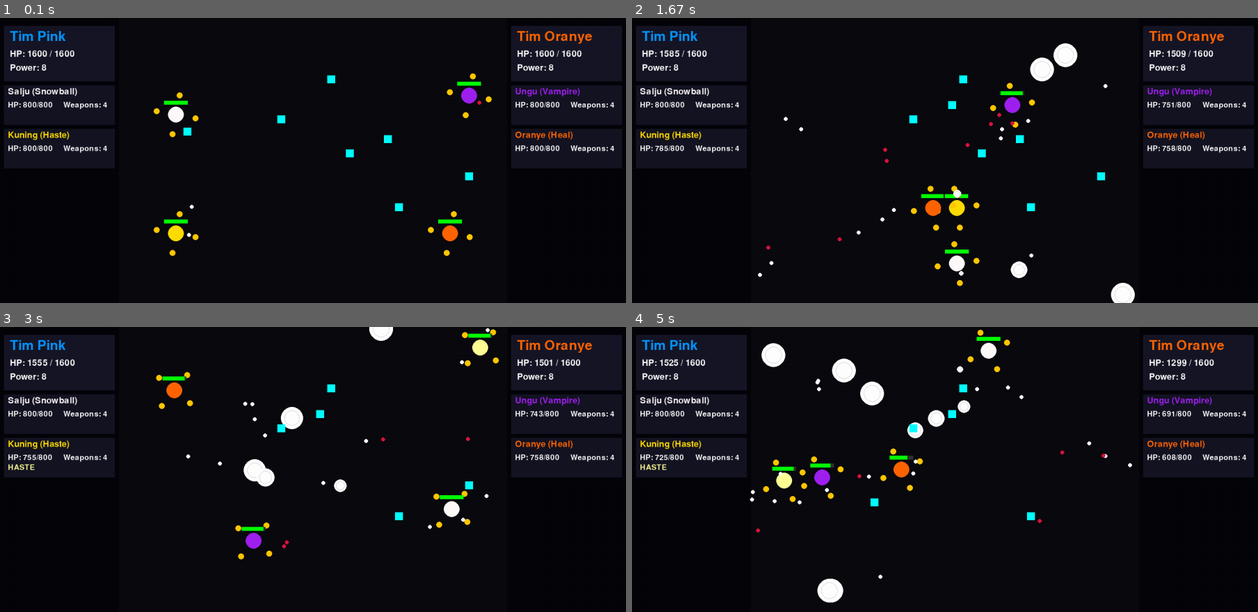
Above: before the commit, frames 1-4 (two rows, left to right).
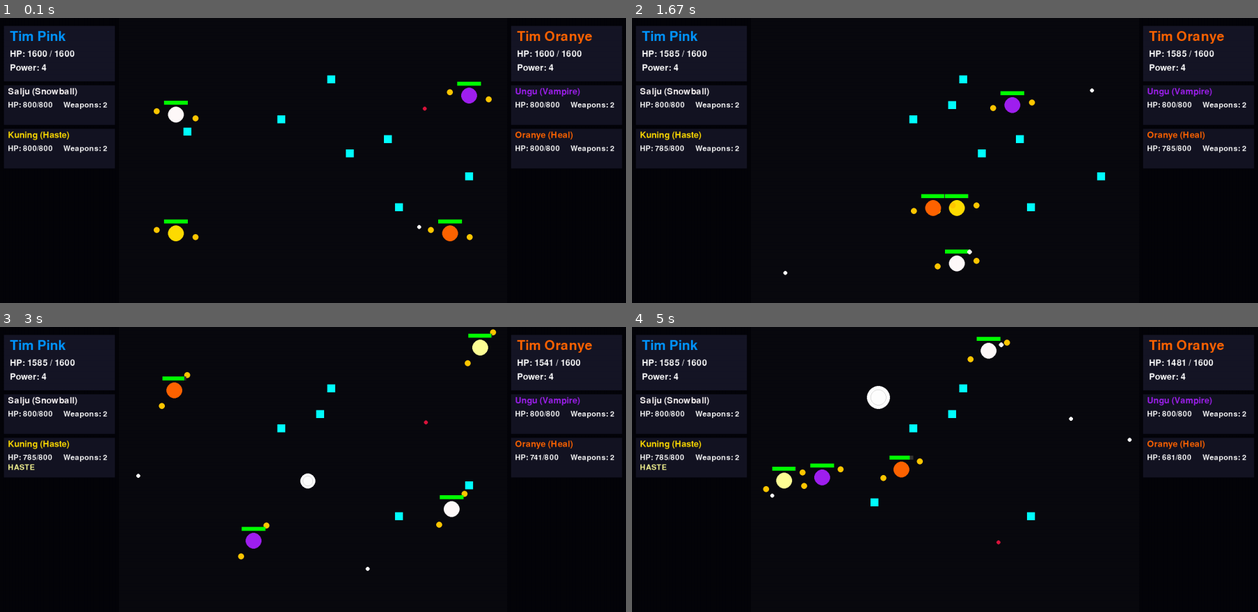
Above: after the commit, the same moments.

Repository: helloafterworld/data-science-no-tabi
Game: pygame game, started from Desktop/DS/LR4-GAME2/main.py
Two runs of this game, one before a commit and one after it. Both use one fixed random seed, a clock stepped at 60 frames per second and the inputs below.
Inputs:
- Up to frame 1 (0.1 s): no input
- Up to frame 2 (1.67 s): no input
- Up to frame 3 (3 s): no input
- Up to frame 4 (5 s): no input

The runs differ from the first frame. In frame 1, 0.3% of the frame differs, in the area x 6-99%, y 16-84%; in frame 2, 1.5%; in frame 3, 1.5%; in frame 4, 2.2%, in the area x 4-99%, y 0-97%.

Commit message:
update setting for game

Diff:
--- a/Desktop/DS/LR4-GAME2/classes.py
+++ b/Desktop/DS/LR4-GAME2/classes.py
@@ -193,7 +193,7 @@
         return None
 class OrangeBall(FighterBall):
     def __init__(self, x, y, team): super().__init__(x, y, ORANGE, "Oranye (Heal)", team)
-    def activate_special(self): self.heal(250); return None
+    def activate_special(self): self.heal(40); return None
 class GreenBall(FighterBall):
     def __init__(self, x, y, team): super().__init__(x, y, GREEN, "Hijau (Poison)", team, projectile_type="poison")
     def activate_special(self):
--- a/Desktop/DS/LR4-GAME2/settings.py
+++ b/Desktop/DS/LR4-GAME2/settings.py
@@ -32,5 +32,5 @@
 
 # --- PENGATURAN GAMEPLAY ---
 DEFAULT_HP = 800
-DEFAULT_WEAPON_COOLDOWN = 45
-STARTING_WEAPONS = 4
+DEFAULT_WEAPON_COOLDOWN = 100
+STARTING_WEAPONS = 2
